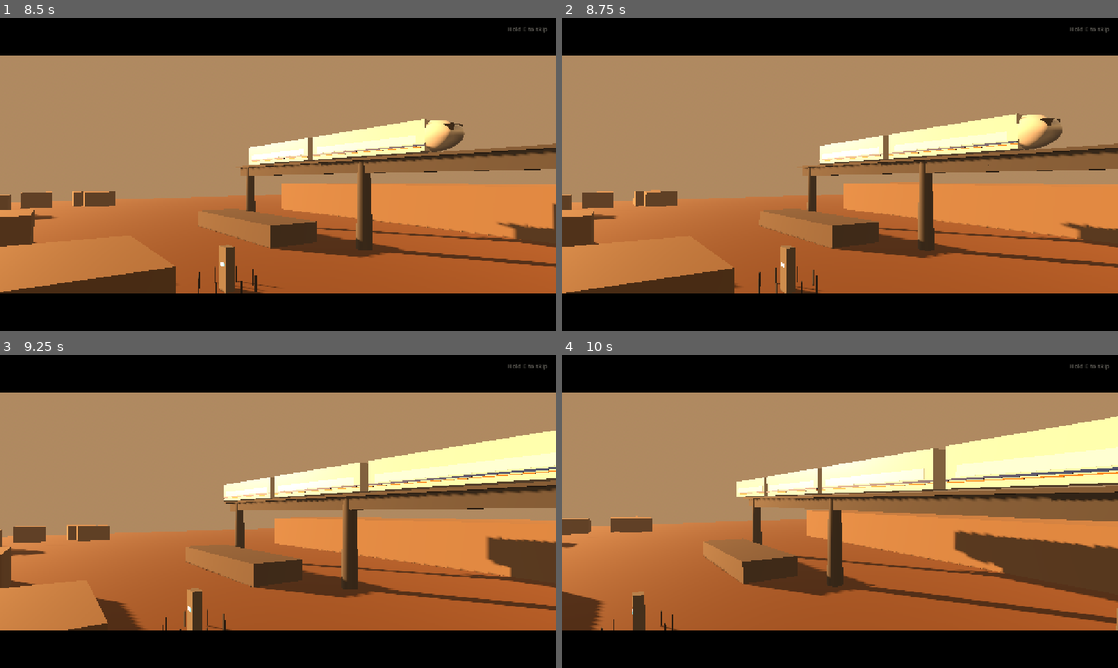
Above: before the commit, frames 1-4 (two rows, left to right).
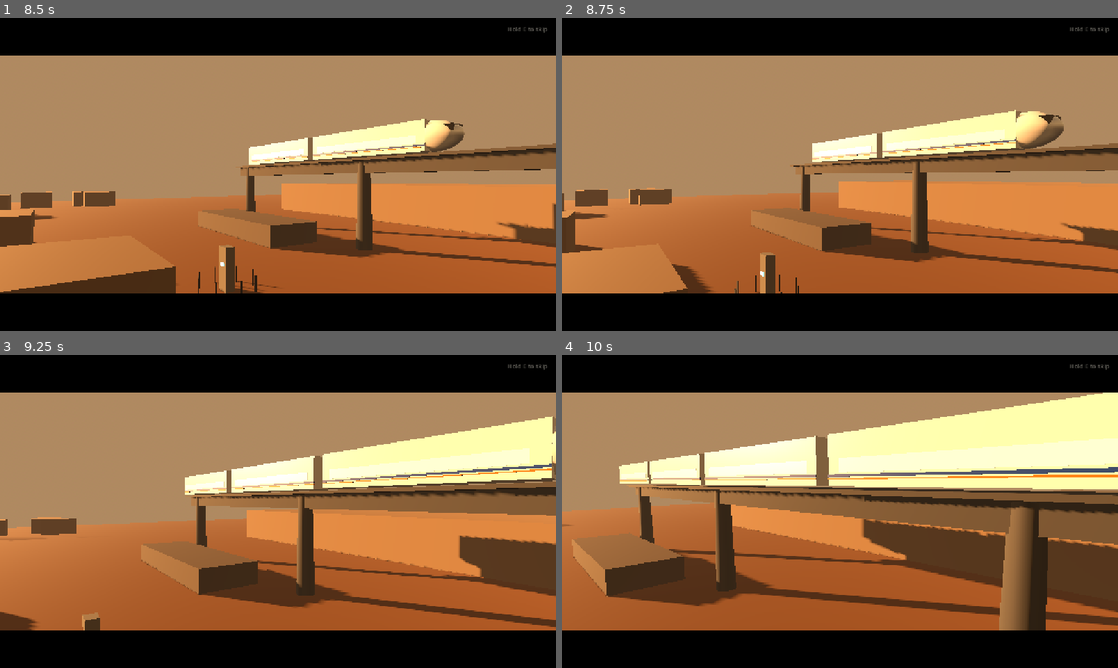
Above: after the commit, the same moments.

Repository: gustaveems/fleeting-utility
Game: Godot game, scene res://scenes/boot.tscn
Same seed, same stepped clock (60 frames per second), same inputs: the game is played once before the commit and once after it.
Inputs (mouse positions are in pixels of both pictures, inside the frame that each line leads up to):
- Up to frame 1 (8.5 s): click "New Game" at 0.5 s; move the mouse to (400, 158) at 1.27 s; hold D (move_east) 1.28-2 s; tap one key every 1.5 s from 1.35 s: N (dev_dreamscape) E (interact) T (dev_dump_entropy) N (dev_dreamscape) E (interact); click (400, 158) at 1.42 s; drag from (166, 190) to (250, 237) at 2.02 s; move the mouse to (333, 105) at 2.77 s; hold D (move_east) 2.78-3.5 s; drag from (250, 237) to (111, 127) at 3.52 s; move the mouse to (444, 221) at 4.27 s; hold A (move_west) 4.28-5 s; drag from (111, 127) to (194, 96) at 5.02 s; move the mouse to (305, 174) at 5.77 s; hold S (move_south) 5.78-6.5 s; click (305, 174) at 5.92 s; drag from (194, 96) to (166, 190) at 6.52 s; move the mouse to (400, 158) at 7.27 s; hold W (move_north) 7.28-8 s; drag from (166, 190) to (250, 237) at 8.02 s
- Up to frame 2 (8.75 s): no input
- Up to frame 3 (9.25 s): move the mouse to (333, 442) at 8.77 s; hold S (move_south) from 8.78 s (still down); tap T (dev_dump_entropy) at 8.85 s
- Up to frame 4 (10 s): release S (move_south) at 9.5 s; drag from (812, 574) to (673, 464) at 9.52 s

Frame 1 is identical in both runs. In frame 2, 9.5% of the frame differs, in the area x 0-100%, y 29-88%; in frame 3, 23%; in frame 4, 38%, in the area x 0-100%, y 12-88%.

Commit message:
fix: prologue camera moves at constant speed
Moves no longer ease in/out (slow-fast-slow), paths are traversed by distance, and
glides start fast and settle.

Co-Authored-By: Claude Opus 5.5 <noreply@anthropic.com>

Diff:
--- a/src/bootstrap/prologue.gd
+++ b/src/bootstrap/prologue.gd
@@ -172,7 +172,8 @@
 	if shot.has("w"):
 		var w: Array = shot["w"]
 		_avenue.set_walk_progress(lerpf(float(w[0]), float(w[1]), u))
-	var eased := u * u * (3.0 - 2.0 * u)
+	# Constant speed through each move: no easing in or out (it read as slow-fast-slow).
+	var eased := u
 	var fov := float(shot.get("fov", 60.0))
 	match mode:
 		PrologueScript.Mode.EXT_FIXED:
@@ -202,7 +203,7 @@
 	_camera.fov = fov
 	if shot_time < _blend_dur:
 		var t := shot_time / _blend_dur
-		t = t * t * (3.0 - 2.0 * t)
+		t = 1.0 - (1.0 - t) * (1.0 - t)  # glide: fast off the mark, settling at the end
 		_camera.global_transform = _blend_from.interpolate_with(_camera.global_transform, t)
 		_camera.fov = lerpf(_blend_fov_from, fov, t)
 
@@ -240,18 +241,24 @@
 		_camera.look_at(at, up)
 
 
-## A point, or a path of points travelled at `t` (0..1) with smooth corners.
+## A point, or a path of points travelled at `t` (0..1) at constant speed (by distance,
+## so short and long segments move alike).
 func _along(points: Variant, t: float) -> Vector3:
 	if points is Vector3:
 		return points
 	var path: Array = points
 	if path.size() == 1:
 		return path[0]
-	var f := clampf(t, 0.0, 1.0) * (path.size() - 1)
-	var i := mini(int(f), path.size() - 2)
-	var local := f - i
-	local = local * local * (3.0 - 2.0 * local)
-	return (path[i] as Vector3).lerp(path[i + 1], local)
+	var total := 0.0
+	for i in path.size() - 1:
+		total += (path[i] as Vector3).distance_to(path[i + 1])
+	var rest := clampf(t, 0.0, 1.0) * total
+	for i in path.size() - 1:
+		var seg := (path[i] as Vector3).distance_to(path[i + 1])
+		if rest <= seg or i == path.size() - 2:
+			return (path[i] as Vector3).lerp(path[i + 1], clampf(rest / maxf(seg, 0.001), 0.0, 1.0))
+		rest -= seg
+	return path[path.size() - 1]
 
 
 ## Where a shot looks: a world point, a path of points, or a named target.
